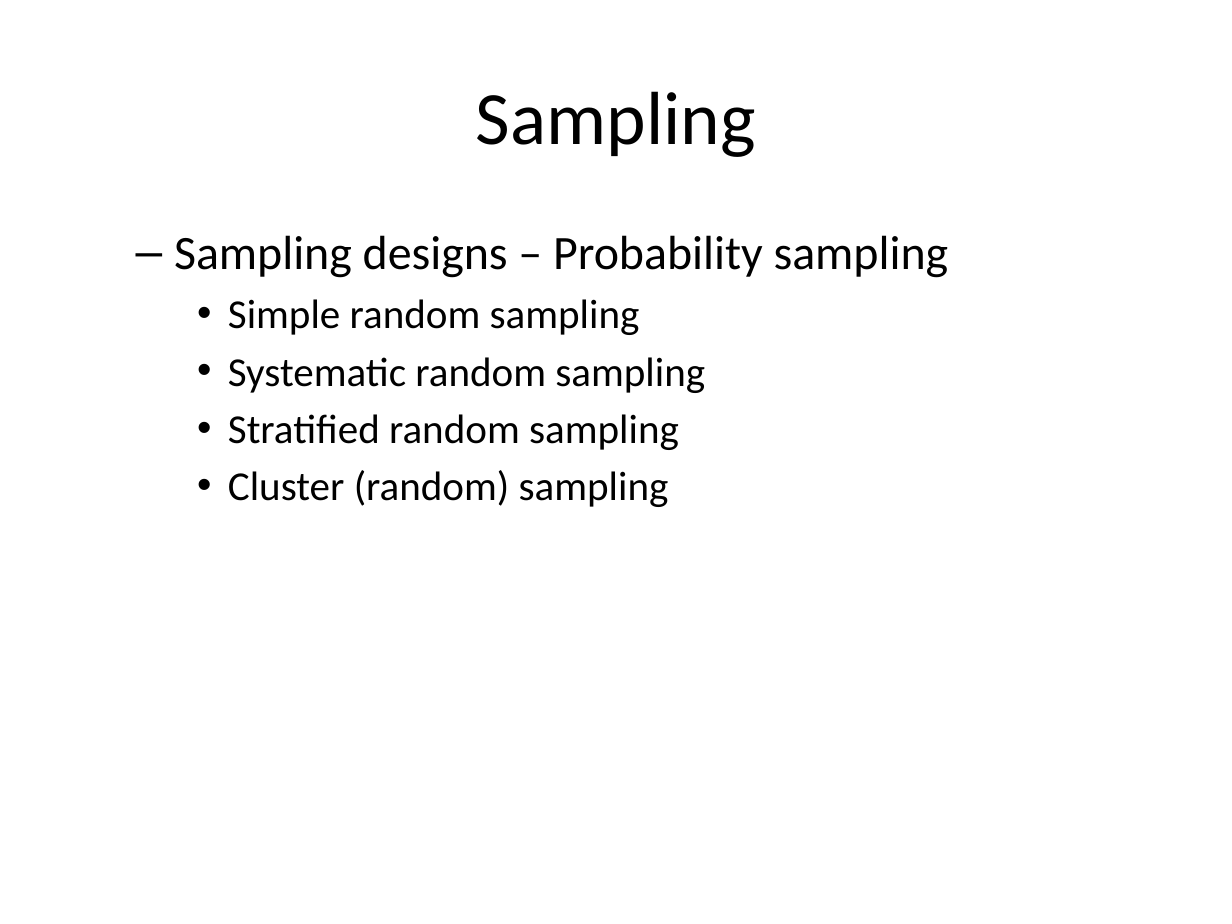
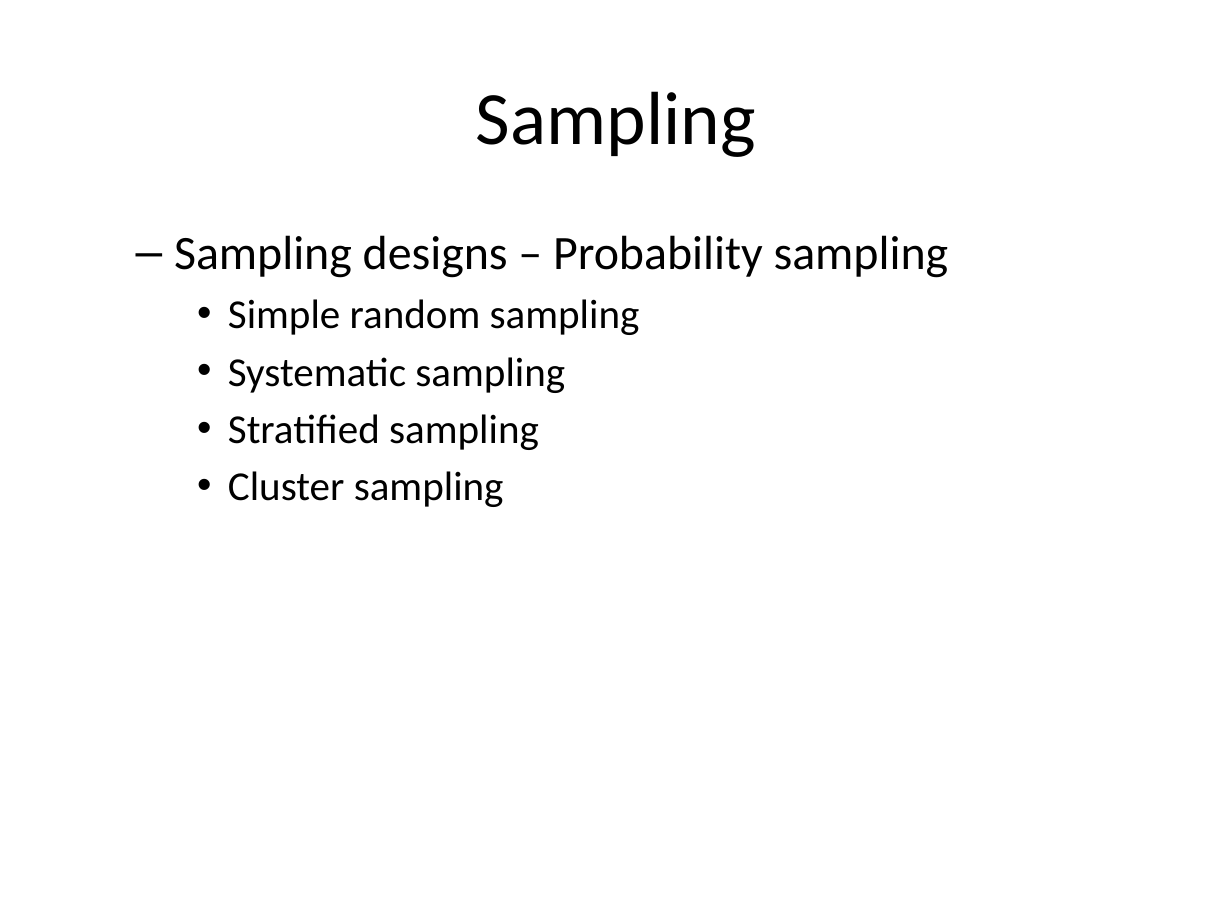
Before and after one commit to classes-medb/5510, a slide deck: slide 12 of src/video-08-sampling.pptx. Drawn at 1232x924 pixels with LibreOffice and Linux fonts; fonts in the diff are those of the drawing. Boxes give left, top, right and bottom in pixels: in the first picture for what was removed or moved away, otherwise in the second. Text is boxed around its words. In the diff, an @@ line names an element or a change of style, - is before the commit and + after.

```diff
--- a/src/video-08-sampling.pptx
+++ b/src/video-08-sampling.pptx
@@ text at bbox=[228, 357, 565, 507]: text changed @@
-    • Systematic random sampling
-    • Stratified random sampling
-    • Cluster (random) sampling
+    • Systematic sampling
+    • Stratified sampling
+    • Cluster sampling
```
Also in this commit, not shown: 3 other slides changed, 2 slides added, 2 slides removed, 6 other files.
